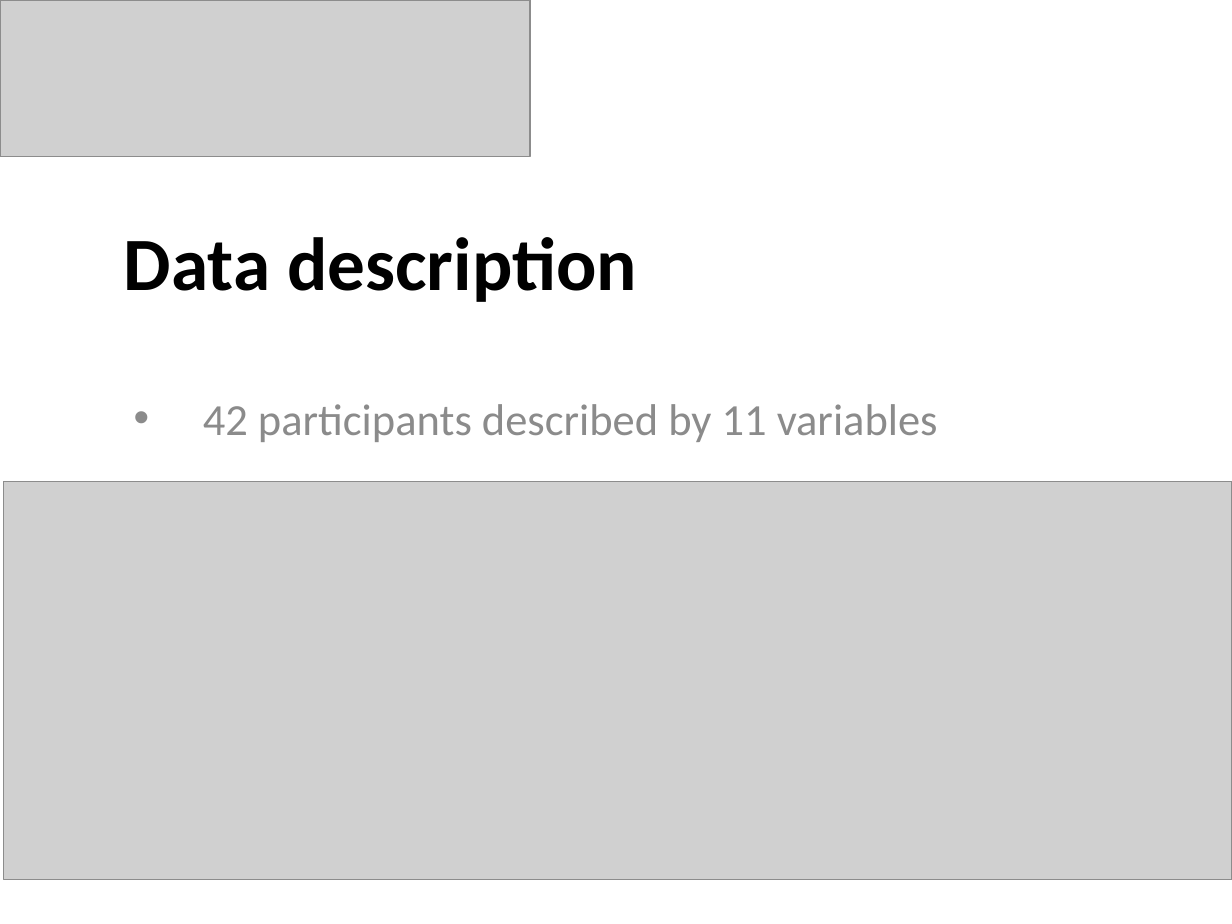
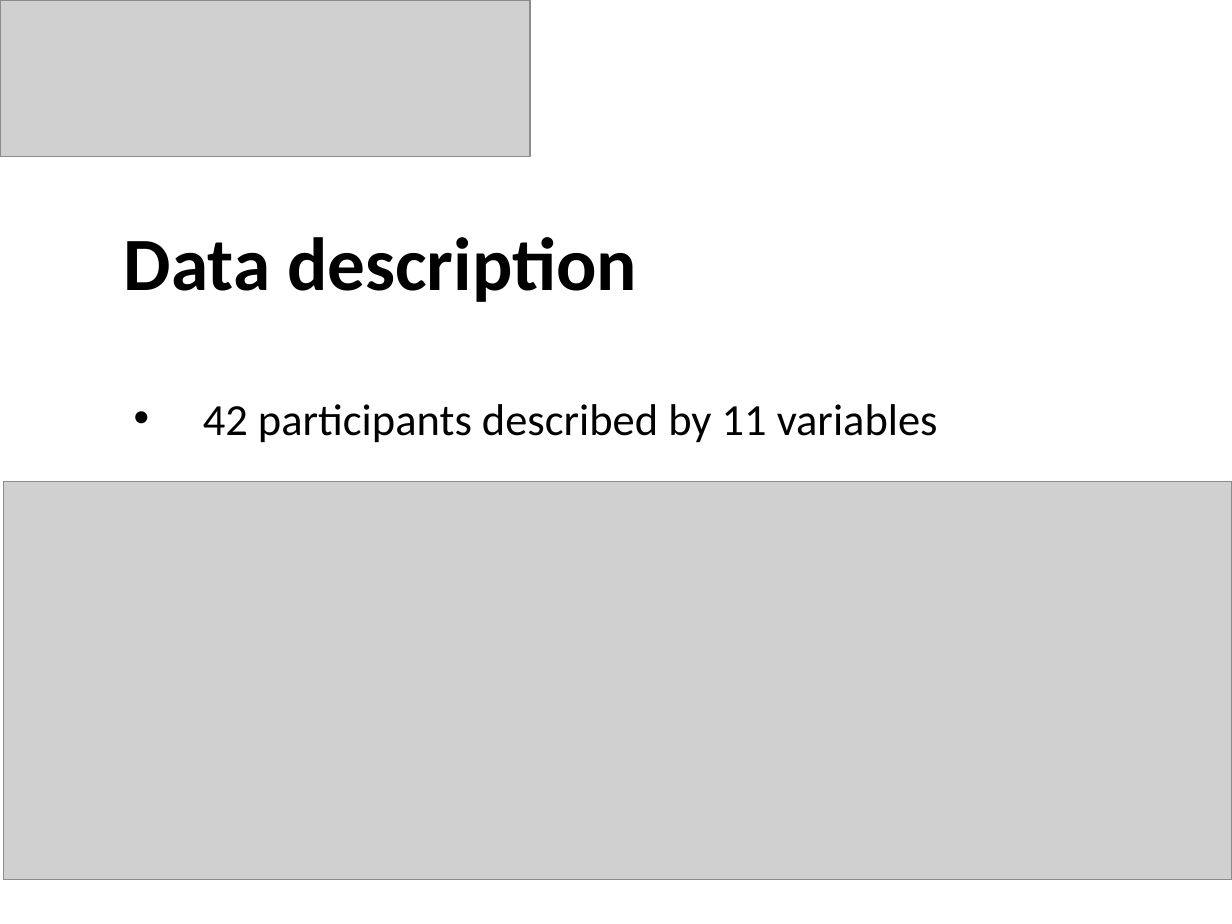
Before and after one commit to JesseSchouten/Project_Big_Data, a slide deck: slide 5 of Report/Presentation.pptx. Drawn at 1232x924 pixels with LibreOffice and Linux fonts; fonts in the diff are those of the drawing; grey boxes stand for pictures. Boxes give left, top, right and bottom in pixels: in the first picture for what was removed or moved away, otherwise in the second. Text is boxed around its words. In the diff, an @@ line names an element or a change of style, - is before the commit and + after.

```diff
--- a/Report/Presentation.pptx
+++ b/Report/Presentation.pptx
@@ subtitle "42 participants described by 11 ..." at [203,404,938,443]: text colour #8C8C8C to #000000 @@
```
Also in this commit, not shown: 8 other slides changed.
